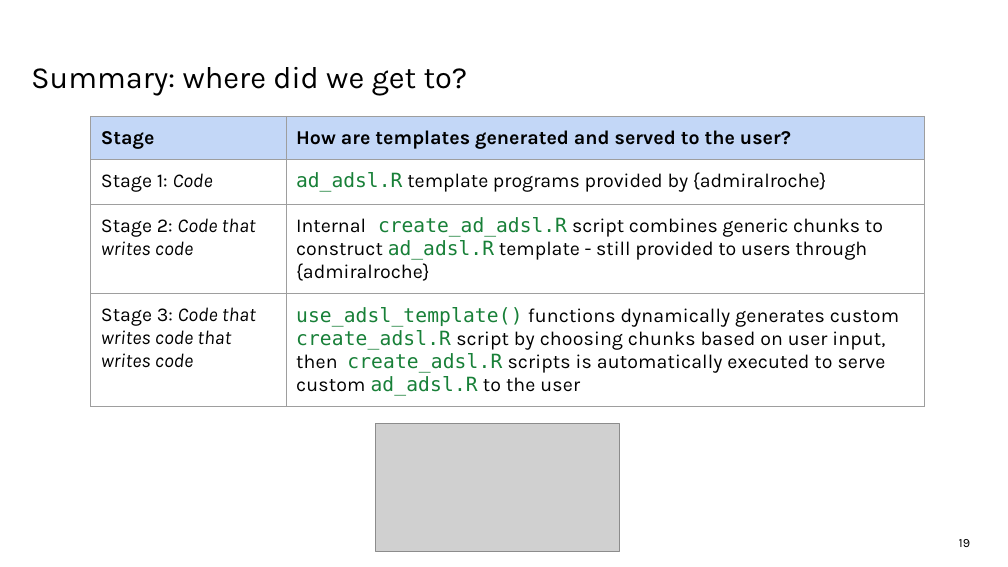
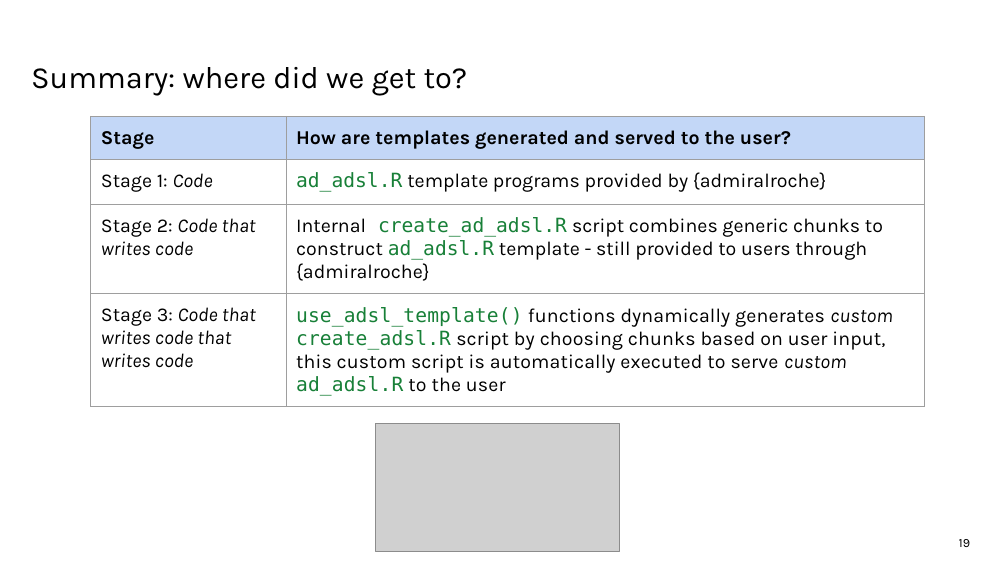
Before and after one commit to manciniedoardo/PHUSE_EU_Connect_2026_Code_that_writes_code_that_writes_code, a slide deck: slide 19 of PRE_SM11.pptx. Drawn at 1008x567 pixels with LibreOffice and Linux fonts; fonts in the diff are those of the drawing; grey boxes stand for pictures; background and template pictures are left out. Boxes give left, top, right and bottom in pixels: in the first picture for what was removed or moved away, otherwise in the second. Text is boxed around its words. In the diff, an @@ line names an element or a change of style, - is before the commit and + after.

```diff
--- a/PRE_SM11.pptx
+++ b/PRE_SM11.pptx
@@ table at <box>91,116,924,447</box> @@
-row 4, column 2: use_adsl_template() functions dynamically generates custom create_adsl.R script by choosing chunks based on user input, then create_adsl.R scripts is automatically executed to serve custom ad_adsl.R to the user
+row 4, column 2: use_adsl_template() functions dynamically generates custom create_adsl.R script by choosing chunks based on user input, this custom script is automatically executed to serve custom ad_adsl.R to the user
```
Also in this commit, not shown: 1 other slide changed, 3 other files.
